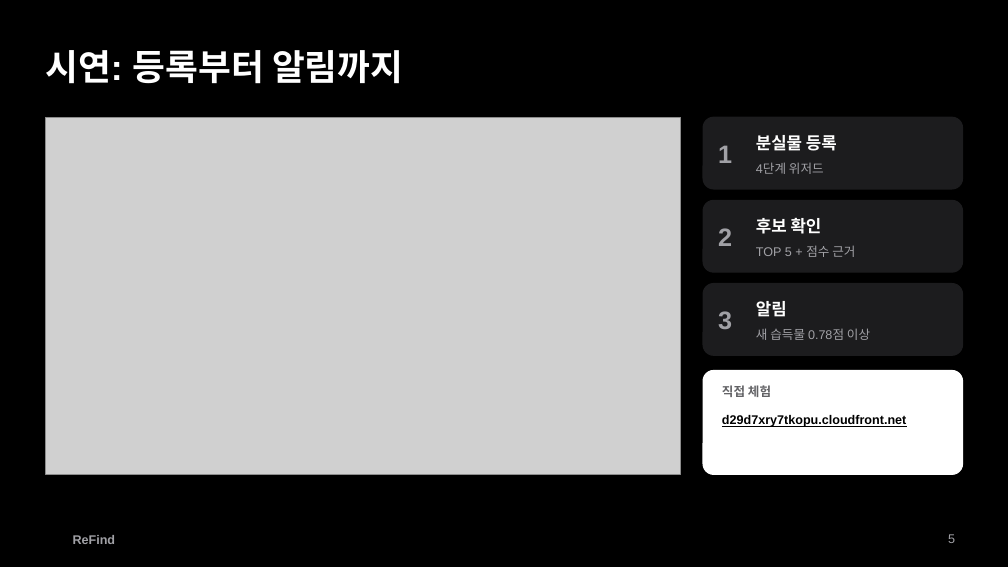
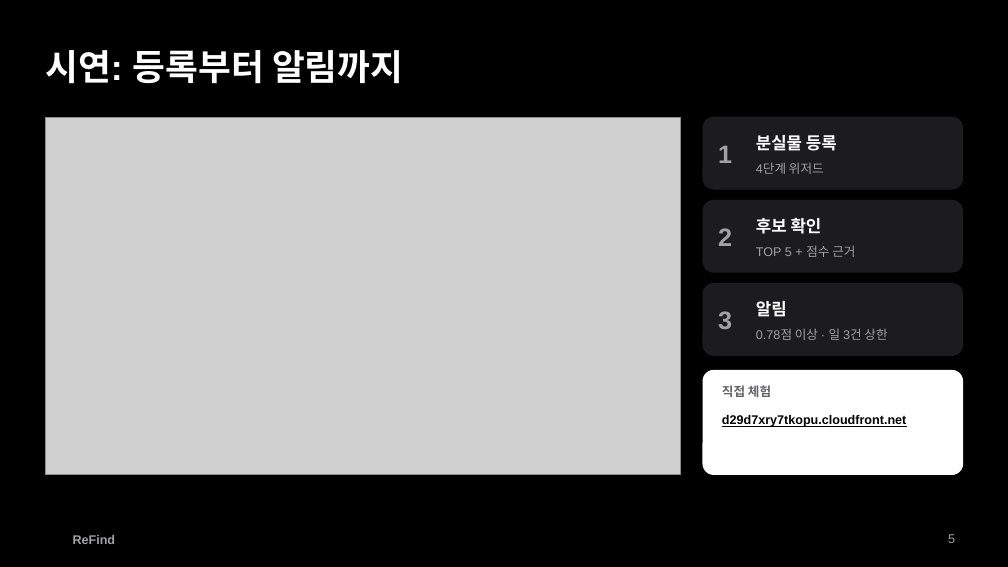
Before and after one commit to Terra0305/ICTbuild-upProject, a slide deck: slide 5 of docs/ReFind-final-presentation.video-only.pptx. Drawn at 1008x567 pixels with LibreOffice and Linux fonts; fonts in the diff are those of the drawing; grey boxes stand for pictures; background and template pictures are left out. Boxes give left, top, right and bottom in pixels: in the first picture for what was removed or moved away, otherwise in the second. Text is boxed around its words. In the diff, an @@ line names an element or a change of style, - is before the commit and + after.

```diff
--- a/docs/ReFind-final-presentation.video-only.pptx
+++ b/docs/ReFind-final-presentation.video-only.pptx
@@ text at box(756, 329, 887, 340): text changed @@
-새 습득물 0.78점 이상
+0.78점 이상 · 일 3건 상한
```
Also in this commit, not shown: 3 other slides changed, 3 other files.
